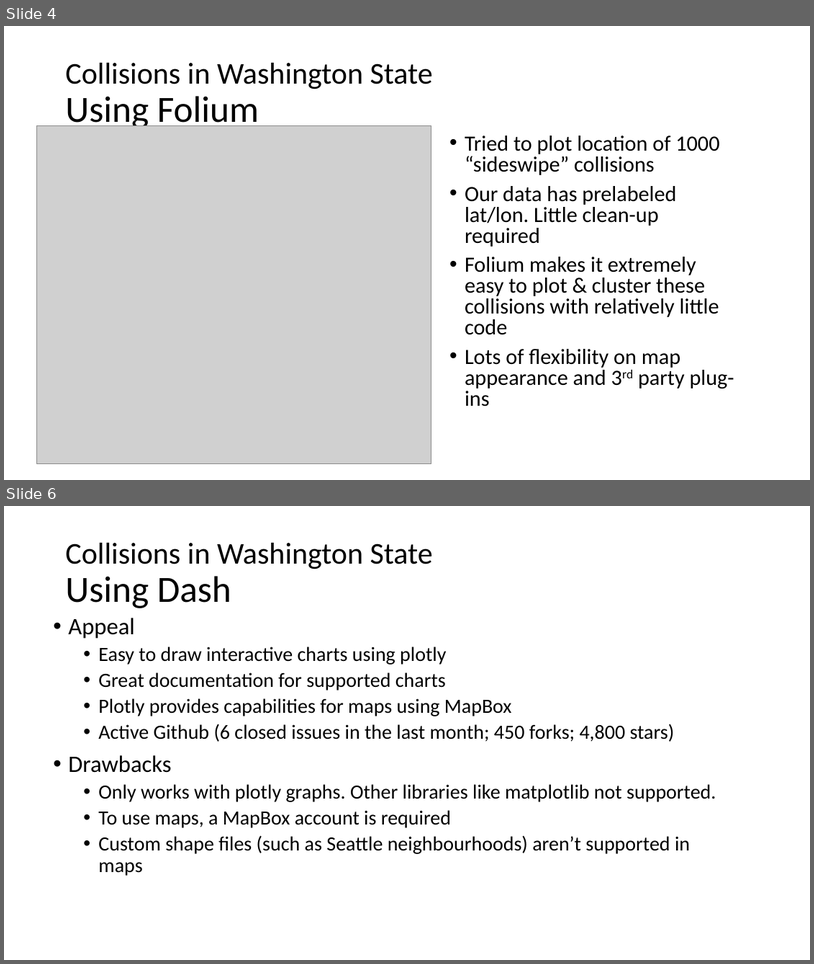
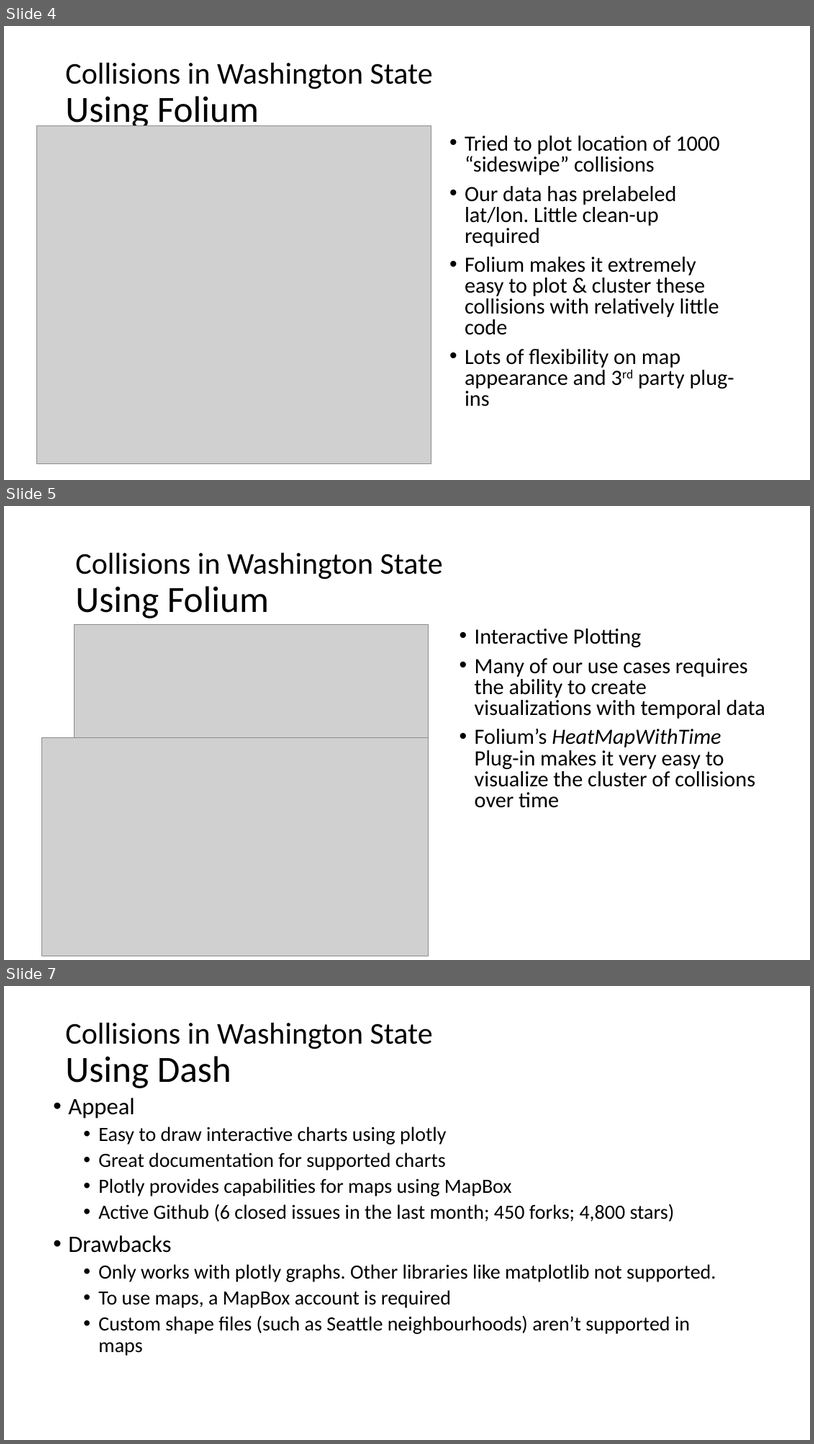
Before and after one commit to gdc3000/wa_collisions, a slide deck: doc/Technology_Review_Presentation.pptx. Shown one above the other, each under a label of ours: slides 4 and 6 before the commit, slides 4, 5 and 7 after it; the slides between them are not shown. The pictures are 814x964 and 814x1444 pixels, drawn with LibreOffice and Linux fonts; fonts in the diff are those of the drawing; grey boxes stand for pictures. Boxes give left, top, right and bottom in pixels: in the first picture for what was removed or moved away, otherwise in the second. Text is boxed around its words. In the diff, an @@ line names an element or a change of style, - is before the commit and + after.

Commit message:
modify the Tech Review slides by adding interactive ploting using Folium part

```diff
--- a/doc/Technology_Review_Presentation.pptx
+++ b/doc/Technology_Review_Presentation.pptx
@@ slide 5 added at [4, 506, 810, 960], background #FFFFFF @@
@@ text added at [75, 553, 443, 618], 36 pt, text #000000 @@
+Collisions in Washington State
+Using Folium
@@ picture added at [74, 624, 429, 738] @@
@@ text added at [475, 628, 766, 808], 25.9 pt, text #000000 @@
+• Interactive Plotting
+• Many of our use cases requires the ability to create visualizations with temporal data
+• Folium’s HeatMapWithTime Plug-in makes it very easy to visualize the cluster of collisions over time
@@ picture added at [41, 738, 429, 955] @@
@@ what was slide 6 is now slide 7 @@
```
Also in this commit, not shown: 1 slide changed.
